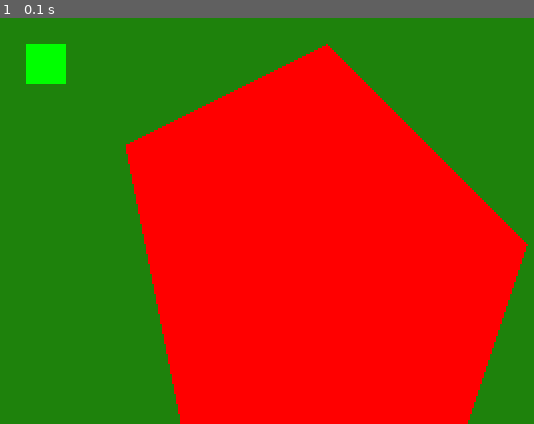
Above: before the commit, frame 1.
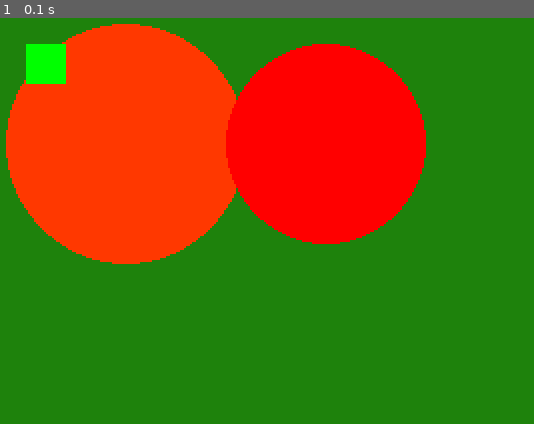
Above: after the commit, the same moment.

Repository: laziutaO/Pygame-updater
Game: pygame game, started from pygame_test/pygame_test.py
Two runs of this game, one before a commit and one after it. Both use one fixed random seed, a clock stepped at 60 frames per second and the inputs below.
Inputs:
- Up to frame 1 (0.1 s): no input

The runs differ from the first frame. In frame 1, 53% of the frame differs, in the area x 1-99%, y 1-100%.

Commit message:
Added collision functions

Diff:
--- a/pygame_test/pygame_test.py
+++ b/pygame_test/pygame_test.py
@@ -7,7 +7,7 @@
 load_dotenv()
 MODULE_PATH = os.getenv('MODULE_PATH')
 sys.path.insert(1, MODULE_PATH)
-from colliders.collisions import collidepoly
+from colliders.collisions import *
 
 class Game:
     def __init__(self):
@@ -32,7 +32,7 @@
 
         self.player = PhysicsEntity(self, 'player', (100, 100), (15, 25))
         self.points = [(100, 100), (200, 50), (300, 150), (250, 300), (150, 350)]
-        self.polygon_collider = pygame.draw.polygon(self.display, (255, 0, 0), self.points)
+        #self.polygon_collider = pygame.draw.polygon(self.display, (255, 0, 0), self.points)
 
 
 
@@ -44,25 +44,26 @@
             self.player.render(self.display)
 
             player_rect = pygame.Rect(*self.player.pos, *self.player.size)
-            polygon_collider = pygame.draw.polygon(self.display, (255, 0, 0), self.points)
-            collision = collidepoly(self.points, player_rect)
-            if collision:
+            #polygon_collider = pygame.draw.polygon(self.display, (255, 0, 0), self.points)
+            circle1 = pygame.draw.circle(self.display, (255, 56, 0), (100, 100), 60)
+            circle2 = pygame.draw.circle(self.display, (255, 0, 0), (200, 100), 50)
+            collision = rect_collide_poly(self.points, player_rect)
+            rectcircle_collision = rect_collide_circle((200, 100), 50, player_rect)
+
+
+            if collide_circles((100, 100), 60, (200, 100), 50):
+                print("Circles collide")
+            else:
+                print("No collision")
+            """if collision:
                 print("Rectangle collides with polygon")
             else:
-                print("No collision")
+                print("No collision")"""
             if player_rect.colliderect(self.collision_area):
                 pygame.draw.rect(self.display, (255, 0, 0), self.collision_area)
             else:
                 pygame.draw.rect(self.display, (0, 255, 0), self.collision_area)
-            """self.image_pos[1] += (self.movement[1] - self.movement[0])*4
 
-            image_rect = pygame.Rect(*self.image_pos, *self.image.get_size())
-            if image_rect.colliderect(self.collision_area):
-                pygame.draw.rect(self.screen, (255, 0, 0), self.collision_area)
-            else:
-                pygame.draw.rect(self.screen, (0, 255, 0), self.collision_area)
-
-            self.screen.blit(self.image, self.image_pos)"""
             #circle = pygame.draw.circle(self.display, (255, 0, 0), (100, 100), 50)
 
             for event in pygame.event.get():
--- a/pygame_updater/colliders/collisions.py
+++ b/pygame_updater/colliders/collisions.py
@@ -1,14 +1,35 @@
 import pygame
 
-def collidepoly(poly: list, rect: pygame.Rect):
+def rect_collide_poly(poly: list, rect: pygame.Rect):
     return (
-    check_point_collision(poly, rect.x, rect.y) or
-    check_point_collision(poly, rect.x + rect.width, rect.y) or
-    check_point_collision(poly, rect.x, rect.y + rect.height) or
-    check_point_collision(poly, rect.x + rect.width, rect.y + rect.height)
+    __check_point_collision(poly, rect.x, rect.y) or
+    __check_point_collision(poly, rect.x + rect.width, rect.y) or
+    __check_point_collision(poly, rect.x, rect.y + rect.height) or
+    __check_point_collision(poly, rect.x + rect.width, rect.y + rect.height)
 )
 
-def split_to_edges(points):
+def rect_collide_circle(circle_center: tuple, radius: float, rect: pygame.Rect):
+    x, y = circle_center
+    closest_x = max(rect.x, min(x, rect.x + rect.width))
+    closest_y = max(rect.y, min(y, rect.y + rect.height))
+
+    distance_x = closest_x - x
+    distance_y = closest_y - y
+
+    distance_squared = (distance_x * distance_x) + (distance_y * distance_y)
+
+    return distance_squared <= (radius * radius)
+
+def point_collide_poly(poly: list, point: tuple):
+    return __check_point_collision(poly, point[0], point[1])
+
+def collide_circles(circle1_center: tuple, radius1: float, circle2_center: tuple, radius2: float):
+    x1, y1 = circle1_center
+    x2, y2 = circle2_center
+    collision_valid = (x1 - x2)**2 + (y1 - y2)**2 <= (radius1 + radius2)**2
+    return collision_valid
+
+def __split_to_edges(points):
     edges = []
     for i in range(len(points)-1):
         edges.append((points[i], points[(i + 1)]))
@@ -16,13 +37,13 @@
 
     return edges
 
-def check_point_collision(points, xp, yp):
-    edges = split_to_edges(points)
+def __check_point_collision(points, xp, yp):
+    #ray casting algorithm
+    edges = __split_to_edges(points)
     counter = 0
     for edge in edges:
         (x1, y1), (x2, y2) = edge
         if (yp < y1) != (yp < y2) and (xp < x1 + ((yp - y1) / (y2 - y1))* (x2 - x1)):
             counter += 1
-    print("players pos: ", xp, yp)
-    print(counter)
+
     return counter % 2 == 1
Not shown, changed: .gitignore
